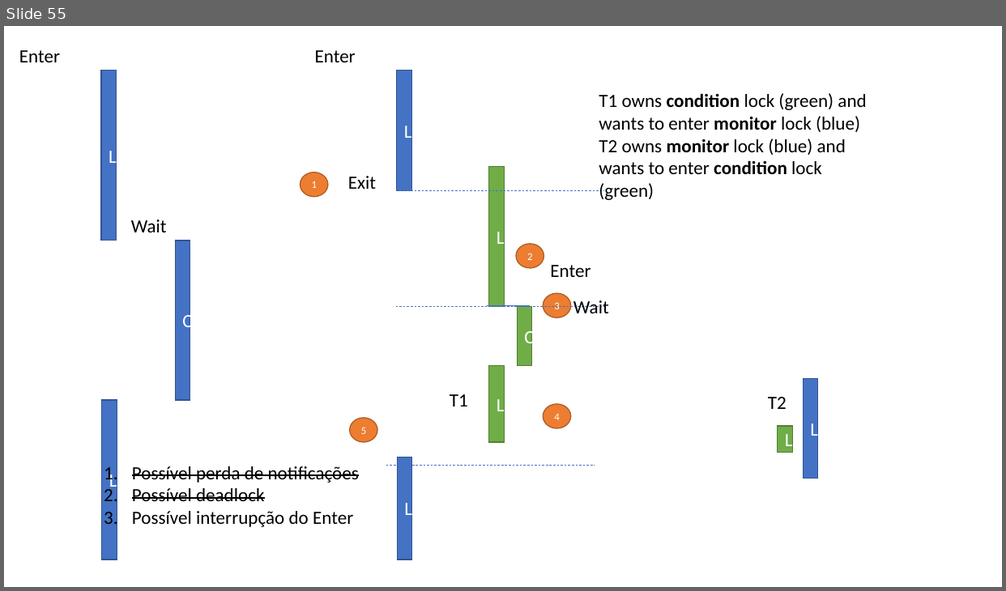
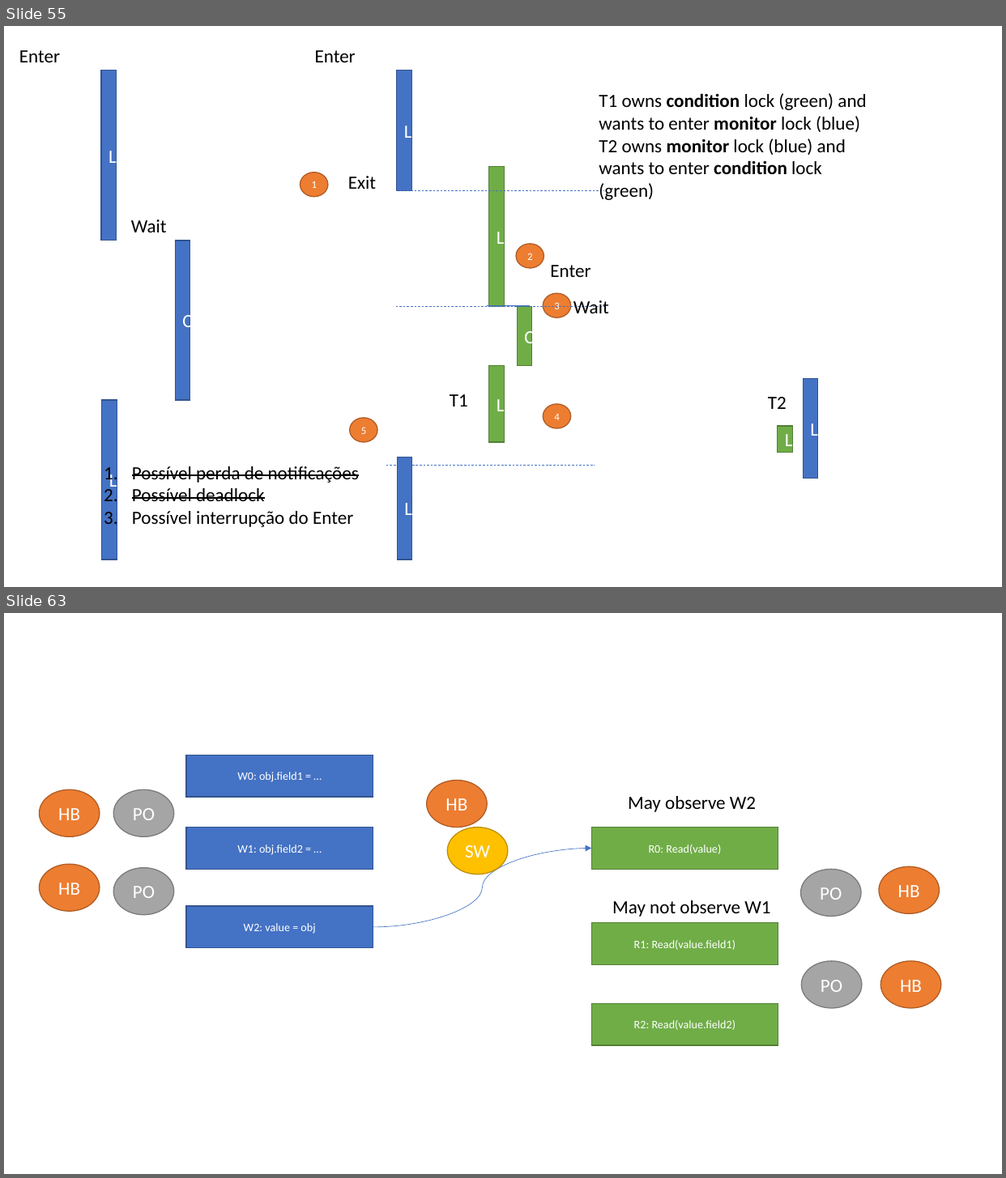
Before and after one commit to isel-leic-pc/s2021v-li51n, a slide deck: docs/threads.pptx. Shown one above the other, each under a label of ours: slide 55 before the commit, slides 55 and 63 after it; the slides between them are not shown. The pictures are 1006x591 and 1006x1178 pixels, drawn with LibreOffice and Linux fonts; fonts in the diff are those of the drawing. Boxes give left, top, right and bottom in pixels: in the first picture for what was removed or moved away, otherwise in the second. Text is boxed around its words. In the diff, an @@ line names an element or a change of style, - is before the commit and + after.

```diff
--- a/docs/threads.pptx
+++ b/docs/threads.pptx
@@ slide 63 added at [4, 613, 1002, 1174], background #FFFFFF @@
@@ rectangle added at [187, 756, 373, 797], fill #4472C4, outline #325491 1 pt, 11 pt, text #FFFFFF @@
+W0: obj.field1 = …
@@ ellipse added at [427, 780, 488, 827], fill #ED7D31, outline #AF5C24 1 pt, 18 pt, text #FFFFFF @@
+HB
@@ ellipse added at [39, 790, 100, 837], fill #ED7D31, outline #AF5C24 1 pt, 18 pt, text #FFFFFF @@
+HB
@@ ellipse added at [113, 790, 174, 837], fill #A5A5A5, outline #7A7A7A 1 pt, 18 pt, text #FFFFFF @@
+PO
@@ text added at [628, 796, 756, 812], 18 pt, text #000000 @@
+May observe W2
@@ rectangle added at [187, 827, 373, 869], fill #4472C4, outline #325491 1 pt, 11 pt, text #FFFFFF @@
+W1: obj.field2 = …
@@ ellipse added at [447, 827, 508, 875], fill #FFC000, outline #BD8E00 1 pt, 18 pt, text #FFFFFF @@
+SW
@@ rectangle added at [592, 827, 778, 869], fill #70AD47, outline #538035 1 pt, 11 pt, text #FFFFFF @@
+R0: Read(value)
@@ curved arrow added from (373, 927) to (592, 848), #4472C4 0.5 pt @@
@@ ellipse added at [39, 865, 100, 912], fill #ED7D31, outline #AF5C24 1 pt, 18 pt, text #FFFFFF @@
+HB
@@ ellipse added at [113, 868, 174, 915], fill #A5A5A5, outline #7A7A7A 1 pt, 18 pt, text #FFFFFF @@
+PO
@@ ellipse added at [800, 869, 861, 916], fill #A5A5A5, outline #7A7A7A 1 pt, 18 pt, text #FFFFFF @@
+PO
@@ ellipse added at [879, 867, 940, 914], fill #ED7D31, outline #AF5C24 1 pt, 18 pt, text #FFFFFF @@
+HB
@@ text added at [612, 901, 770, 917], 18 pt, text #000000 @@
+May not observe W1
@@ rectangle added at [187, 906, 373, 948], fill #4472C4, outline #325491 1 pt, 11 pt, text #FFFFFF @@
+W2: value = obj
@@ rectangle added at [592, 923, 778, 965], fill #70AD47, outline #538035 1 pt, 11 pt, text #FFFFFF @@
+R1: Read(value.field1)
@@ ellipse added at [801, 961, 862, 1008], fill #A5A5A5, outline #7A7A7A 1 pt, 18 pt, text #FFFFFF @@
+PO
@@ ellipse added at [880, 961, 941, 1008], fill #ED7D31, outline #AF5C24 1 pt, 18 pt, text #FFFFFF @@
+HB
@@ rectangle added at [592, 1003, 778, 1046], fill #70AD47, outline #538035 1 pt, 11 pt, text #FFFFFF @@
+R2: Read(value.field2)
```
Also in this commit, not shown: 14 other slides added, 5 other files.
